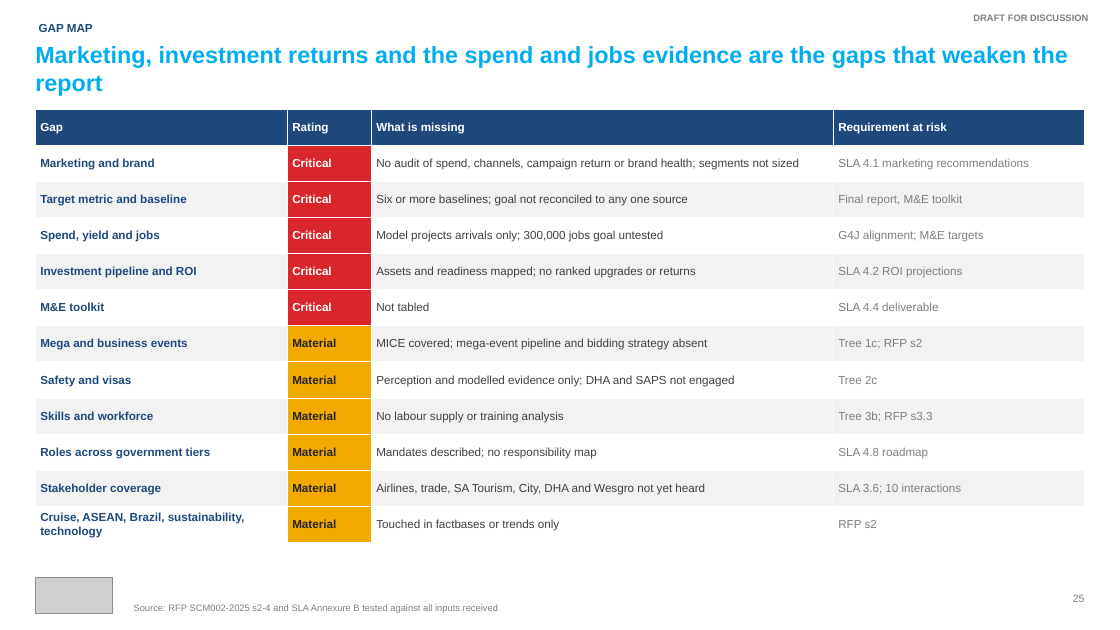
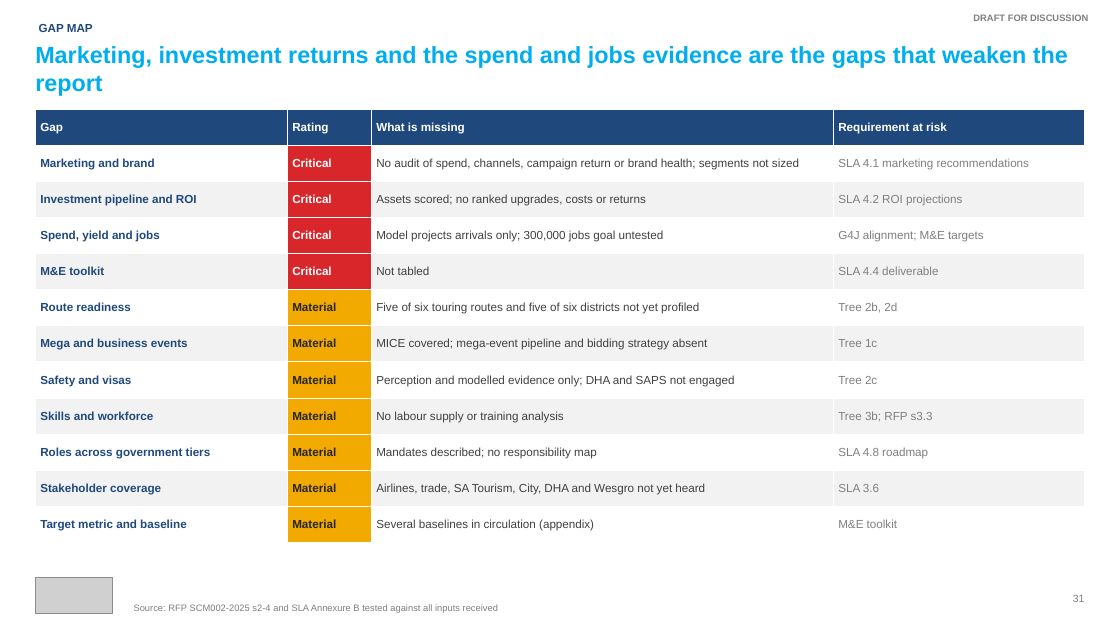
Before and after one commit to Adamastor-ZA/Letsema, a slide deck: slide 31 of deliverables/Wesgro_Unlocking_Tourism_Summary_of_Findings_DRAFT_Oct2026.pptx (slide 25 before the commit). Drawn at 1120x630 pixels with LibreOffice and Linux fonts; fonts in the diff are those of the drawing; grey boxes stand for pictures. Boxes give left, top, right and bottom in pixels: in the first picture for what was removed or moved away, otherwise in the second. Text is boxed around its words. In the diff, an @@ line names an element or a change of style, - is before the commit and + after.

```diff
--- a/deliverables/Wesgro_Unlocking_Tourism_Summary_of_Findings_DRAFT_Oct2026.pptx
+++ b/deliverables/Wesgro_Unlocking_Tourism_Summary_of_Findings_DRAFT_Oct2026.pptx
@@ table at [35, 109, 1085, 543] @@
-row 3: Target metric and baseline | Critical | Six or more baselines; goal not reconciled to any one source | Final report, M&E toolkit
+row 3: Investment pipeline and ROI | Critical | Assets scored; no ranked upgrades, costs or returns | SLA 4.2 ROI projections
-row 5: Investment pipeline and ROI | Critical | Assets and readiness mapped; no ranked upgrades or returns | SLA 4.2 ROI projections
-row 7: Mega and business events | Material | MICE covered; mega-event pipeline and bidding strategy absent | Tree 1c; RFP s2
+row 6: Route readiness | Material | Five of six touring routes and five of six districts not yet profiled | Tree 2b, 2d
+row 7: Mega and business events | Material | MICE covered; mega-event pipeline and bidding strategy absent | Tree 1c
-row 11, column 4: SLA 3.6; 10 interactions
+row 11, column 4: SLA 3.6
-row 12: Cruise, ASEAN, Brazil, sustainability, technology | Material | Touched in factbases or trends only | RFP s2
+row 12: Target metric and baseline | Material | Several baselines in circulation (appendix) | M&E toolkit
@@ fill #D9262B to #F2A900 in row 6, column 2 @@
@@ text at [1073, 595, 1085, 602]: text changed @@
-25
+31
```
Also in this commit, not shown: 29 other slides changed, 12 slides added, 5 slides removed.
